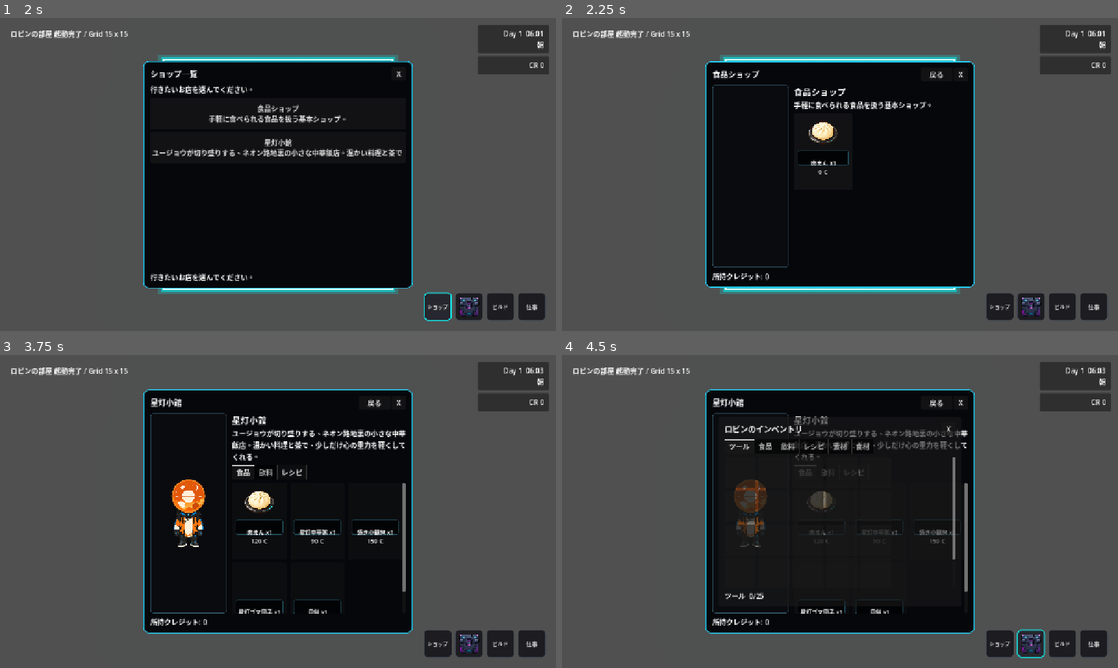
Above: before the commit, frames 1-4 (two rows, left to right).
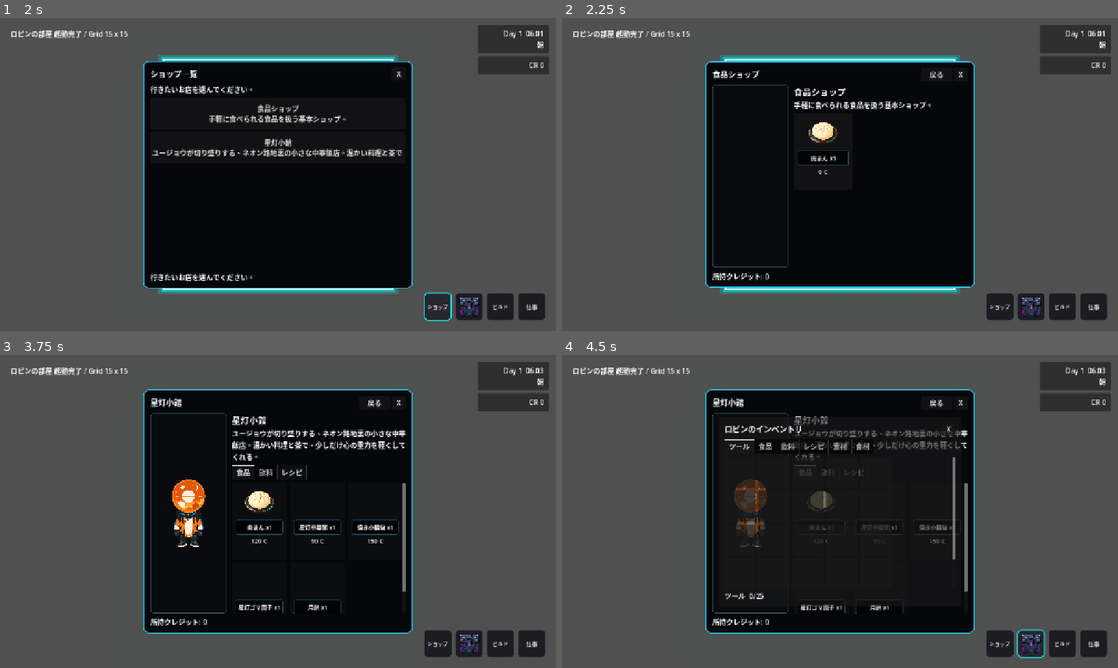
Above: after the commit, the same moments.

Repository: grimoire1089-coder/optimistic
Game: Godot game, scene res://Scenes/Boot/TitleScene.tscn
The game is run twice, just before and just after one commit, with the same random seed, the same clock (stepped at 60 frames per second) and the same inputs. Sound files missing from this copy of the repository are replaced by a short silence.
Inputs (mouse positions are in pixels of both pictures, inside the frame that each line leads up to):
- Up to frame 1 (2 s): click "はじめる" at 0.5 s; click "ショップ" at 1.25 s
- Up to frame 2 (2.25 s): click "食品ショップ 手軽に食べられる食品を扱う基本ショップ。" at 2 s
- Up to frame 3 (3.75 s): click "戻る" at 2.75 s; click "星灯小館 ユージョウが切り盛りする、ネオン路地裏の小さな中…" at 3.5 s
- Up to frame 4 (4.5 s): click (1029, 642) at 4.25 s

Frame 1 is identical in both runs. In frame 2, 0.1% of the frame differs, in the area x 44-50%, y 44-48%; in frame 3, 0.7%, in the area x 42-71%, y 54-83%; in frame 4, 0.5%.

Commit message:
Avoid marquee property setter recursion

Diff:
--- a/Scripts/UI/Common/MarqueeLabel.gd
+++ b/Scripts/UI/Common/MarqueeLabel.gd
@@ -1,21 +1,14 @@
 extends Control
 class_name MarqueeLabel
 
-@export var text: String = "":
-	set(value):
-		text = value
-		_apply_text()
-
-@export_range(8, 48, 1) var font_size: int = 13:
-	set(value):
-		font_size = value
-		_apply_font_size()
-
+@export var initial_text: String = ""
+@export_range(8, 48, 1) var font_size: int = 13
 @export_range(4.0, 240.0, 1.0) var scroll_speed: float = 28.0
 @export_range(0.0, 4.0, 0.1) var edge_wait_seconds: float = 0.8
 @export_range(8.0, 128.0, 1.0) var restart_gap: float = 32.0
 
 var _label: Label
+var _display_text: String = ""
 var _scroll_offset: float = 0.0
 var _wait_timer: float = 0.0
 
@@ -23,6 +16,8 @@
 func _ready() -> void:
 	clip_contents = true
 	_ensure_label()
+	if _display_text == "" and initial_text != "":
+		_display_text = initial_text
 	_apply_text()
 	_apply_font_size()
 	resized.connect(_reset_scroll)
@@ -30,7 +25,13 @@
 
 
 func set_display_text(value: String) -> void:
-	text = value
+	_display_text = value
+	_apply_text()
+
+
+func set_display_font_size(value: int) -> void:
+	font_size = value
+	_apply_font_size()
 
 
 func _process(delta: float) -> void:
@@ -73,7 +74,7 @@
 
 func _apply_text() -> void:
 	_ensure_label()
-	_label.text = text
+	_label.text = _display_text
 	_reset_scroll()
 
 
